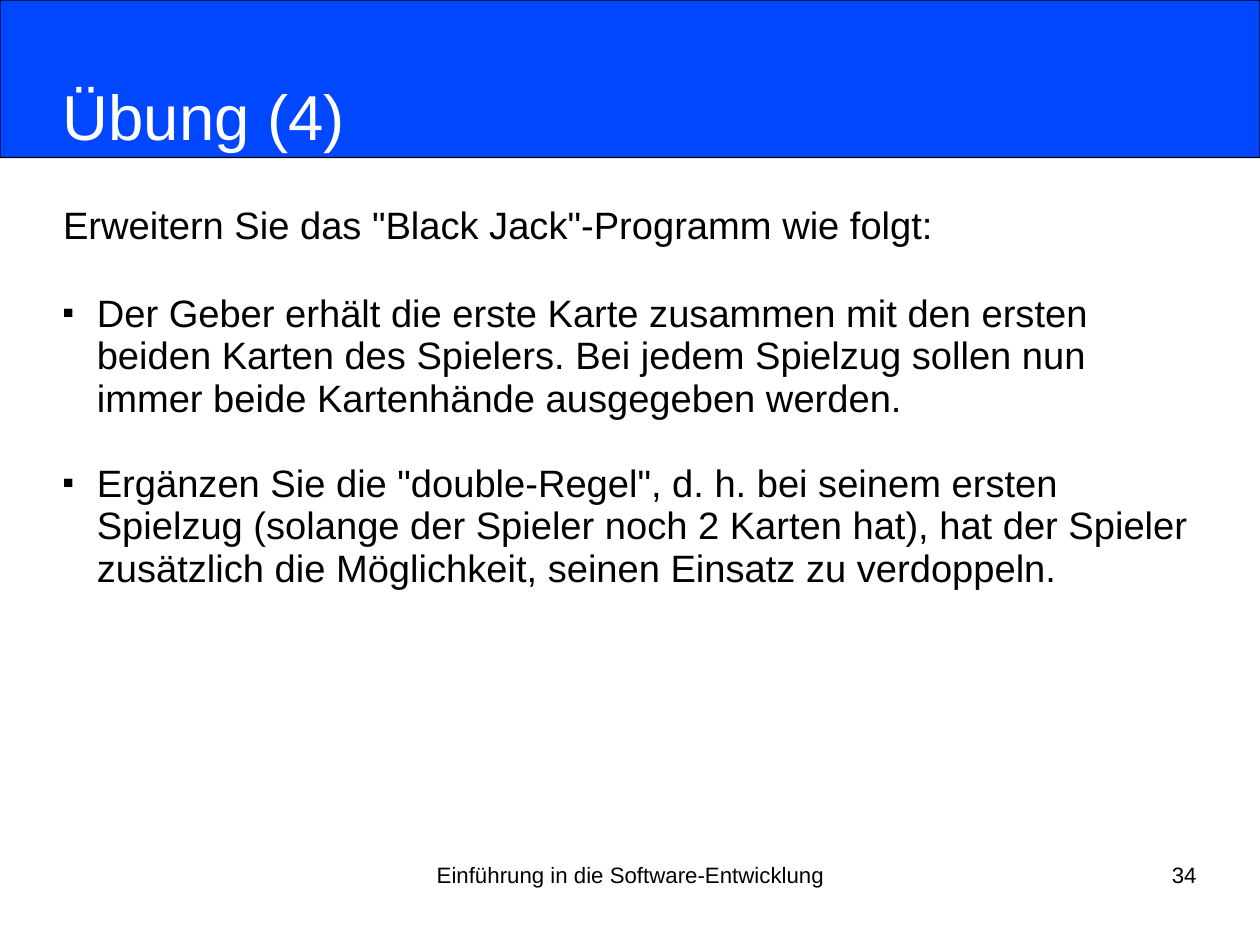
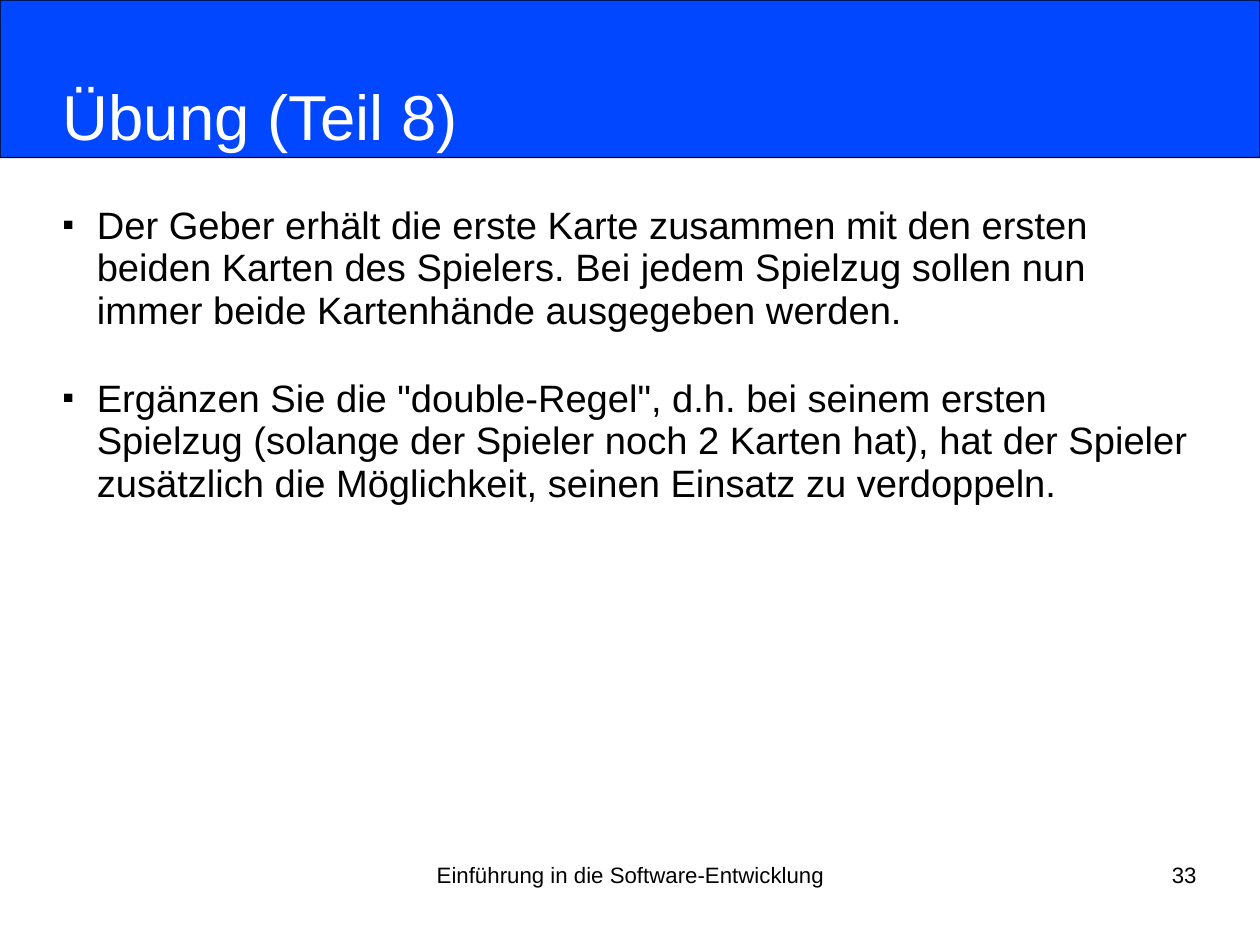
Before and after one commit to nordakademie-einfuehrung-java/vorlesungsskript, a slide deck: slide 33 of folien/Semester_04_Termin_01_Kapitel09.pptx (slide 34 before the commit). Drawn at 1260x945 pixels with LibreOffice and Linux fonts; fonts in the diff are those of the drawing. Boxes give left, top, right and bottom in pixels: in the first picture for what was removed or moved away, otherwise in the second. Text is boxed around its words. In the diff, an @@ line names an element or a change of style, - is before the commit and + after.

```diff
--- a/folien/Semester_04_Termin_01_Kapitel09.pptx
+++ b/folien/Semester_04_Termin_01_Kapitel09.pptx
@@ title at [63,90,457,152]: text changed @@
-Übung (4)
+Übung (Teil 8)
@@ subtitle at [63,211,933,247]: paragraph removed @@
-Erweitern Sie das "Black Jack"-Programm wie folgt:
@@ subtitle at [97,384,1187,505]: spaces changed @@
-■ Ergänzen Sie die "double-Regel", d. h. bei seinem ersten
-  Spielzug (solange der Spieler noch 2 Karten hat), hat der Spieler
-  zusätzlich die Möglichkeit, seinen Einsatz zu verdoppeln.
+■ Ergänzen Sie die "double-Regel", d.h. bei seinem ersten
+  Spielzug (solange der Spieler noch 2 Karten hat), hat der Spieler
+  zusätzlich die Möglichkeit, seinen Einsatz zu verdoppeln.
@@ page number at [1172,867,1197,884]: text changed @@
-34
+33
```
Also in this commit, not shown: 10 other slides changed, 2 slides removed, 4 other files.
